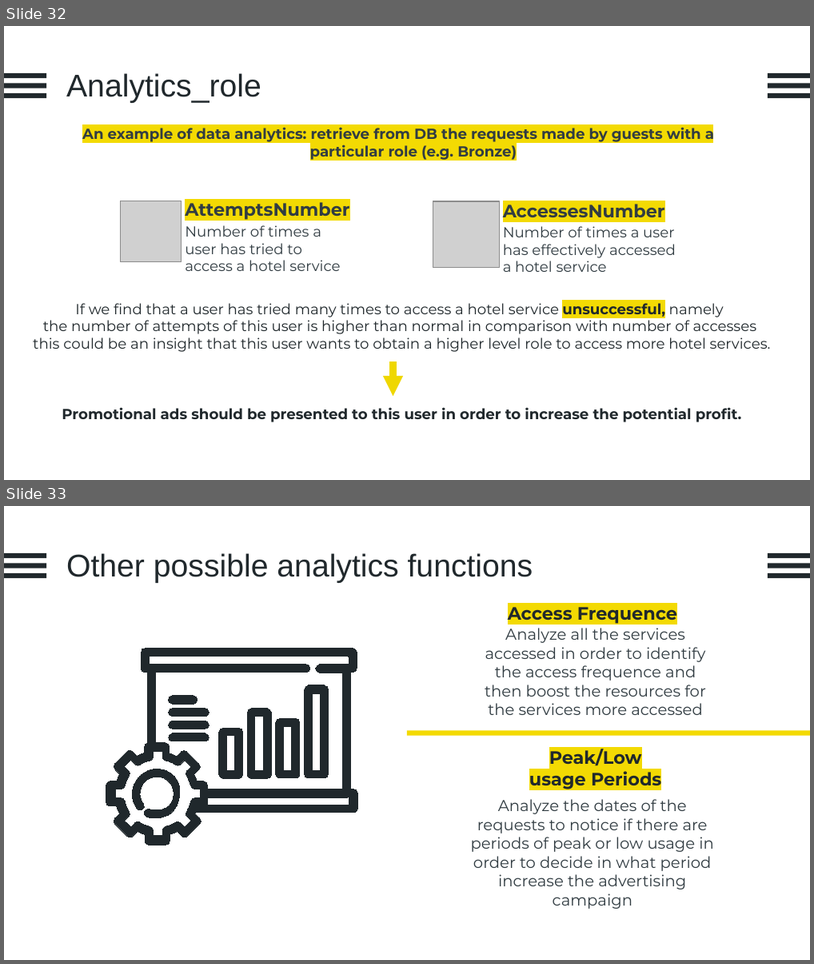
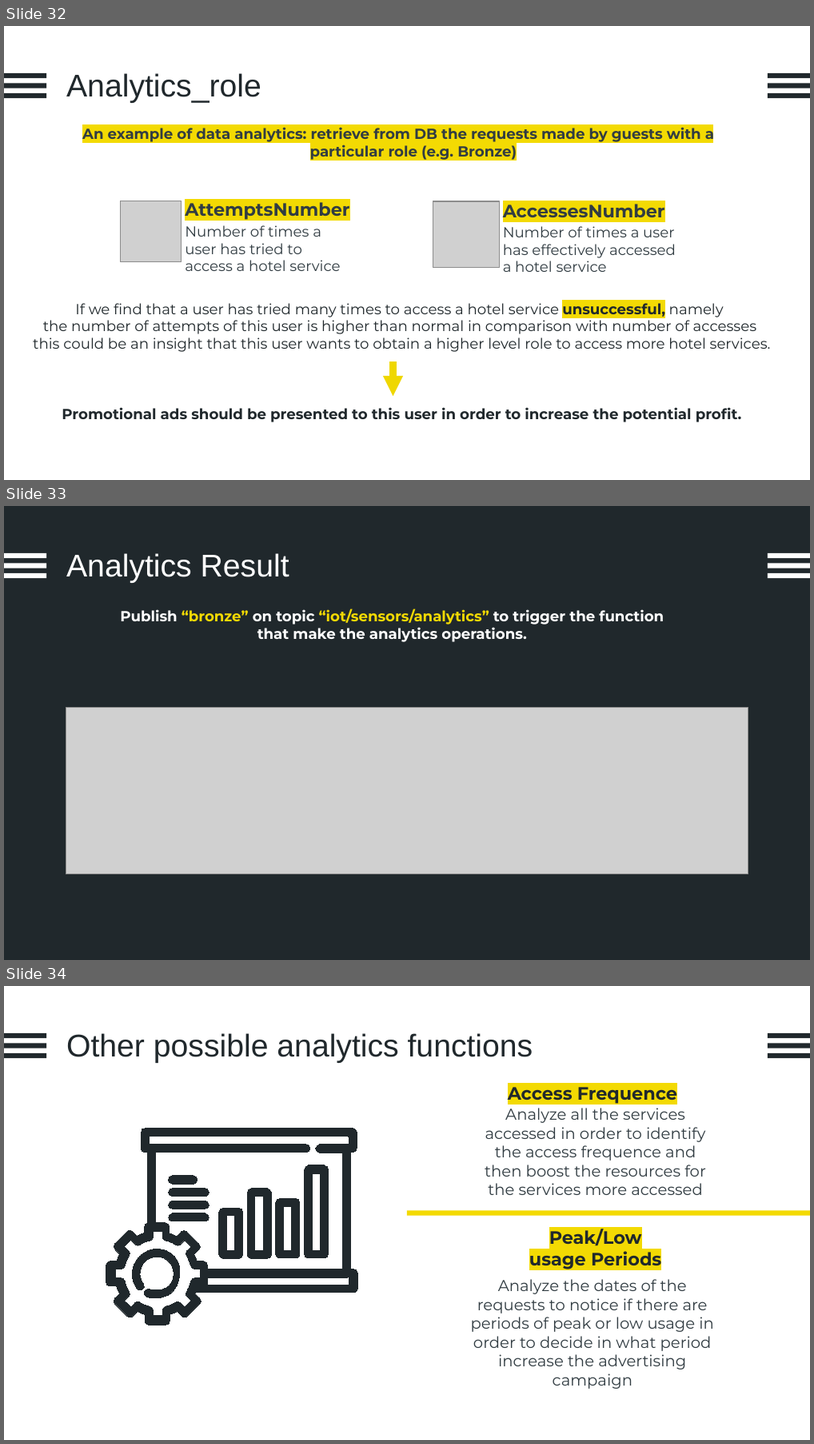
Before and after one commit to nicolaDeCristofaro/Serverless_Project, a slide deck: presentation/Hotel_Service_Management_presentation.pptx. Shown one above the other, each under a label of ours: slides 32 and 33 before the commit, slides 32, 33 and 34 after it. The pictures are 814x964 and 814x1444 pixels, drawn with LibreOffice and Linux fonts; fonts in the diff are those of the drawing; grey boxes stand for pictures. Boxes give left, top, right and bottom in pixels: in the first picture for what was removed or moved away, otherwise in the second. Text is boxed around its words. In the diff, an @@ line names an element or a change of style, - is before the commit and + after.

```diff
--- a/presentation/Hotel_Service_Management_presentation.pptx
+++ b/presentation/Hotel_Service_Management_presentation.pptx
@@ slide 33 added at <box>4,506,810,960</box>, background #20282C @@
@@ rectangle added at <box>4,552,46,558</box>, fill #FFFFFF @@
@@ title added at <box>66,553,290,583</box>, 28 pt, text #FFFFFF @@
+Analytics Result
@@ rectangle added at <box>768,552,810,558</box>, fill #FFFFFF @@
@@ rectangle added at <box>4,564,46,568</box>, fill #FFFFFF @@
@@ rectangle added at <box>4,573,46,578</box>, fill #FFFFFF @@
@@ rectangle added at <box>768,564,810,568</box>, fill #FFFFFF @@
@@ rectangle added at <box>768,573,810,578</box>, fill #FFFFFF @@
@@ text added at <box>120,608,664,642</box>, 13 pt, text #FFFFFF, bold @@
+Publish “bronze” on topic “iot/sensors/analytics” to trigger the function that make the analytics operations.
@@ picture added at <box>66,707,749,874</box> @@
@@ what was slide 33 is now slide 34 @@
```
Also in this commit, not shown: 1 slide changed, 1 other file.
